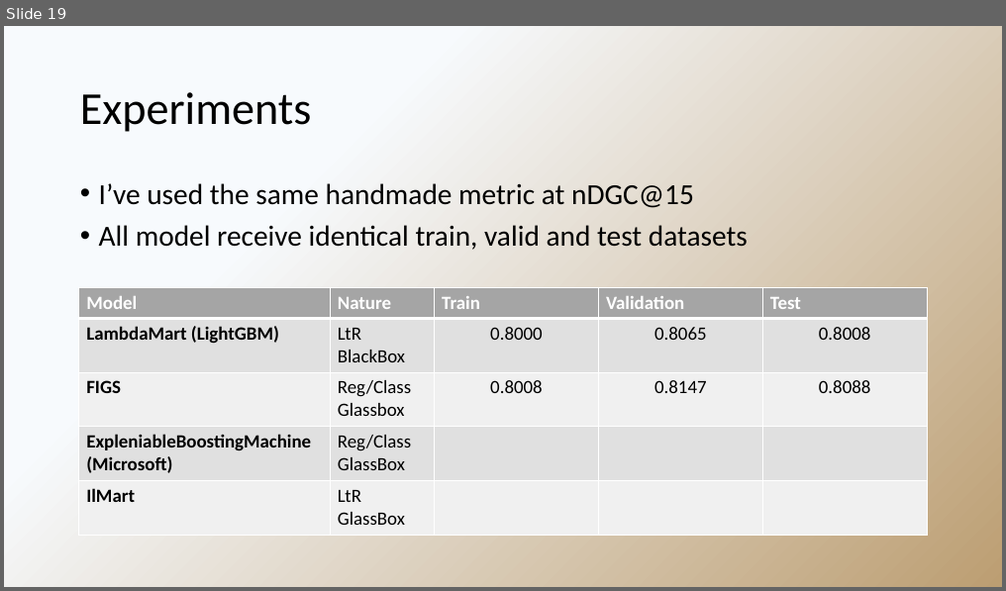
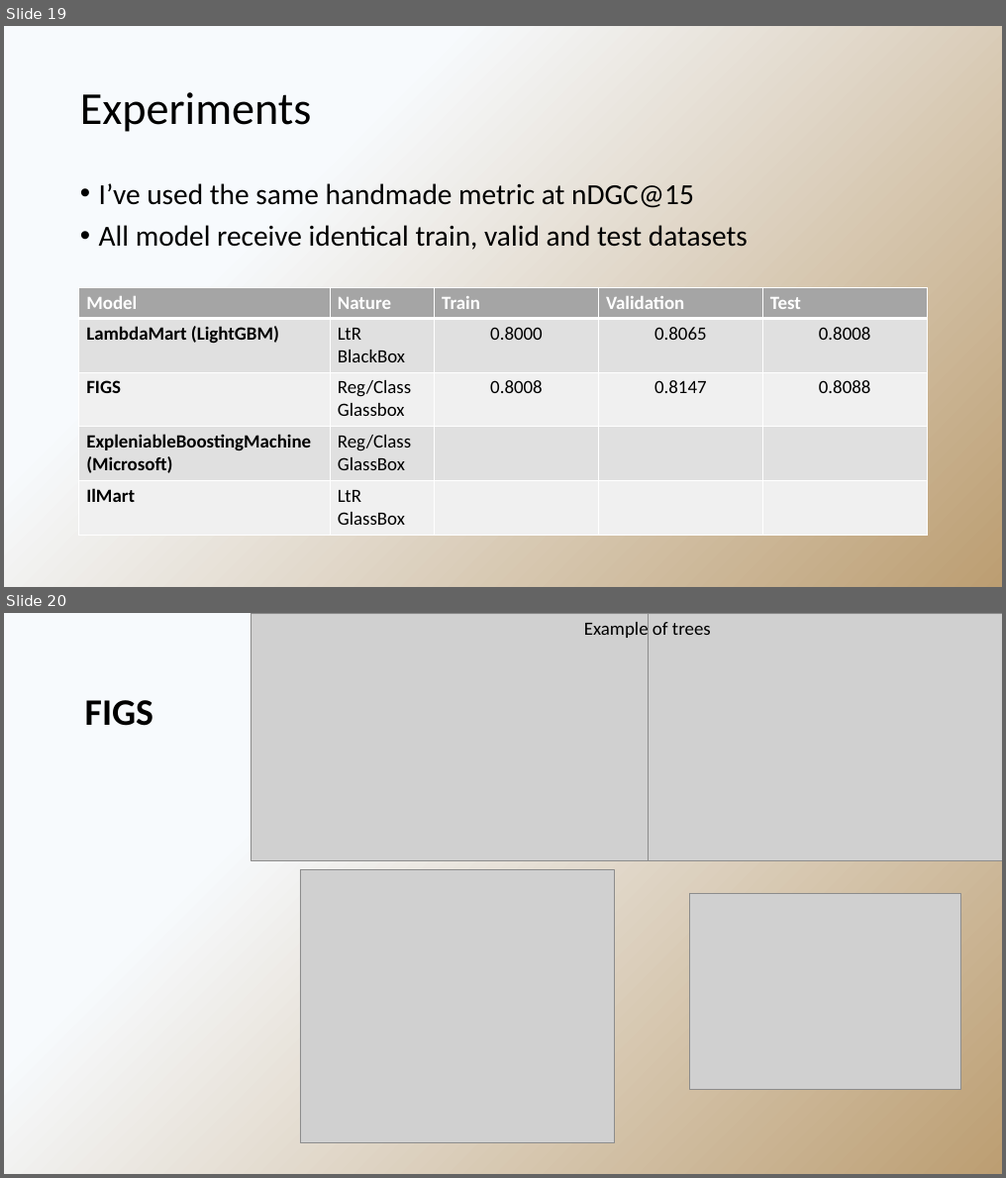
Before and after one commit to jacons/Interpretable-by-design-Human-Recommender, a slide deck: raw_source/Seminar1.pptx. Shown one above the other, each under a label of ours: slide 19 before the commit, slides 19 and 20 after it. The pictures are 1006x591 and 1006x1178 pixels, drawn with LibreOffice and Linux fonts; fonts in the diff are those of the drawing; grey boxes stand for pictures. Boxes give left, top, right and bottom in pixels: in the first picture for what was removed or moved away, otherwise in the second. Text is boxed around its words. In the diff, an @@ line names an element or a change of style, - is before the commit and + after.

```diff
--- a/raw_source/Seminar1.pptx
+++ b/raw_source/Seminar1.pptx
@@ slide 20 added at (4,613,1002,1174), background gradient #F7FAFD to #BC9E72 to #6B3A15 @@
@@ picture added at (251,613,648,861) @@
@@ text added at (584,620,711,641), 18 pt, text #000000 @@
+Example of trees
@@ picture added at (648,613,1002,861) @@
@@ text added at (85,700,153,726), 36 pt, text #000000, bold @@
+FIGS
@@ picture added at (300,869,614,1144) @@
@@ picture added at (690,894,960,1089) @@
```
Also in this commit, not shown: 6 slides changed, 1 slide removed, 4 other files.
